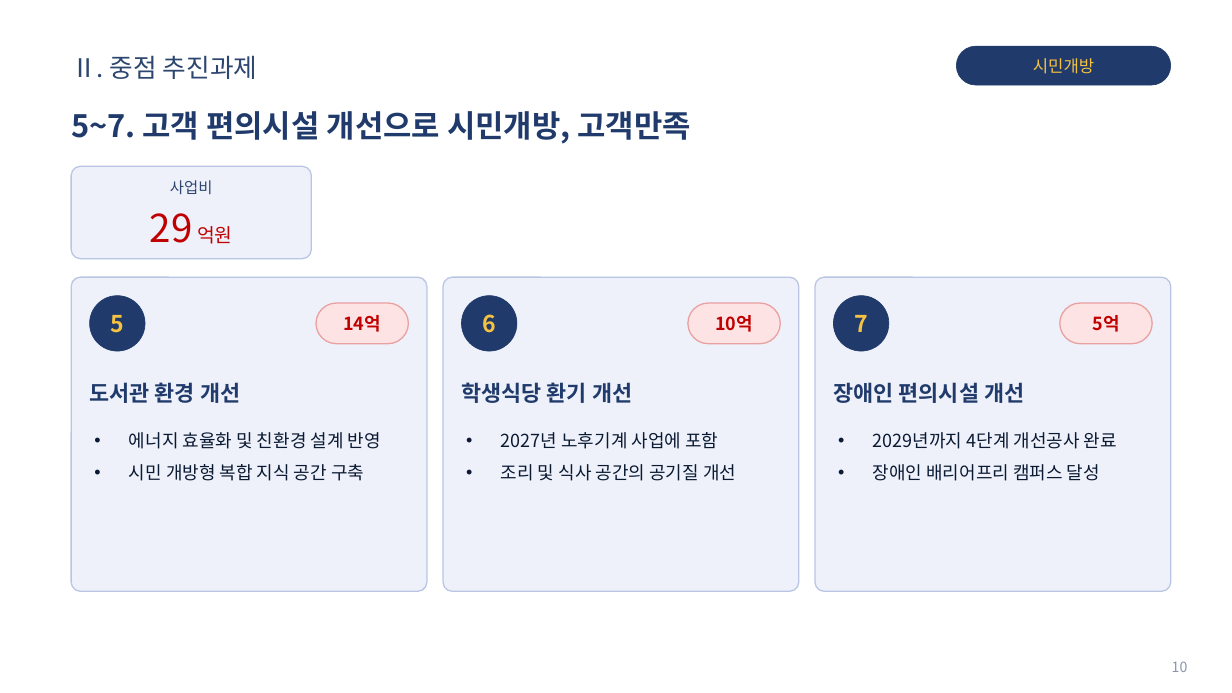
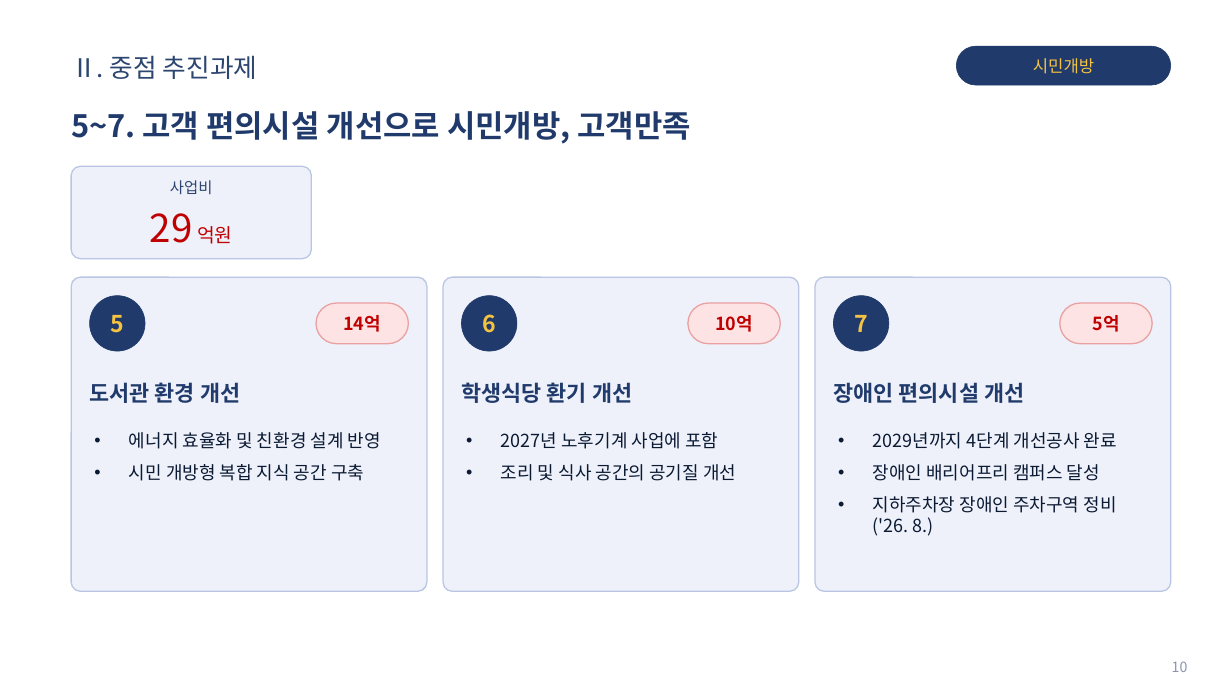
Before and after one commit to teahyunkim70-bot/my-project, a slide deck: slide 10 of Vision2030_Roadmap_발표자료.pptx. Drawn at 1232x693 pixels with LibreOffice and Linux fonts; fonts in the diff are those of the drawing; background and template pictures are left out. Boxes give left, top, right and bottom in pixels: in the first picture for what was removed or moved away, otherwise in the second. Text is boxed around its words. In the diff, an @@ line names an element or a change of style, - is before the commit and + after.

```diff
--- a/Vision2030_Roadmap_발표자료.pptx
+++ b/Vision2030_Roadmap_발표자료.pptx
@@ text at [873, 496, 1116, 536]: paragraph added @@
+• 지하주차장 장애인 주차구역 정비 ('26. 8.)
```
Also in this commit, not shown: 1 other slide changed, 1 slide added, 2 other files.
